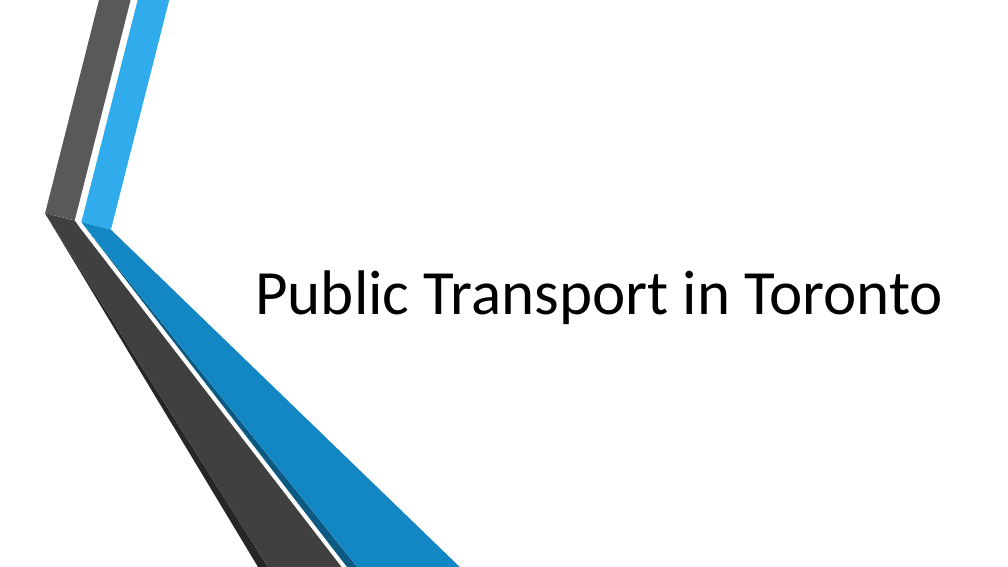
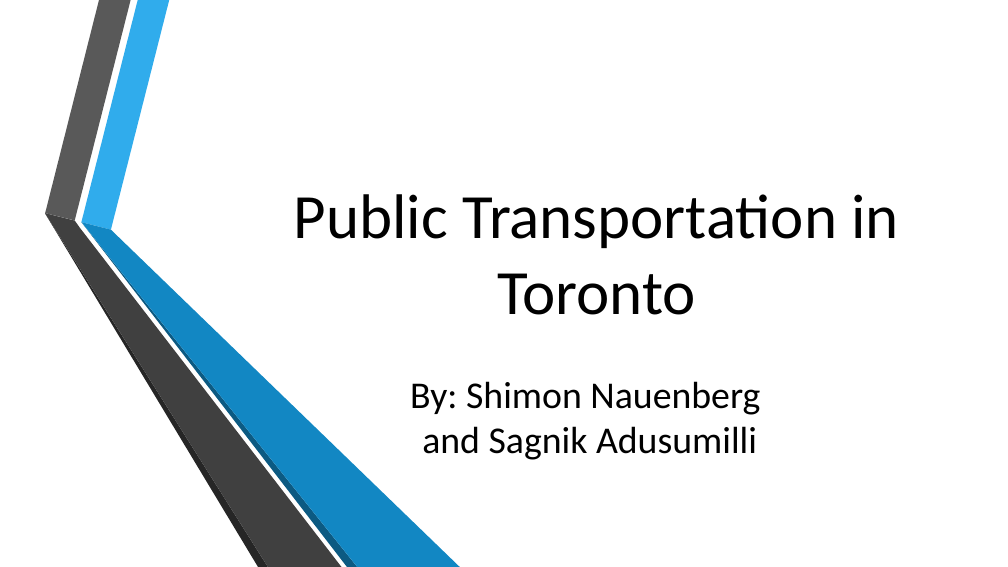
Before and after one commit to SagnikAdusumilli/CSC343-Project, a slide deck: slide 1 of Public Transport in Toronto.pptx. Drawn at 1008x567 pixels with LibreOffice and Linux fonts; fonts in the diff are those of the drawing; background and template pictures are left out. Boxes give left, top, right and bottom in pixels: in the first picture for what was removed or moved away, otherwise in the second. Text is boxed around its words. In the diff, an @@ line names an element or a change of style, - is before the commit and + after.

```diff
--- a/Public Transport in Toronto.pptx
+++ b/Public Transport in Toronto.pptx
@@ title at <box>294,194,899,315</box>: text changed @@
-Public Transport in Toronto
+Public Transportation in Toronto
@@ text added at <box>410,381,760,460</box>, 36 pt, text #000000 @@
+By: Shimon Nauenberg
+and Sagnik Adusumilli
```
Also in this commit, not shown: 6 other slides changed, 12 other files.
